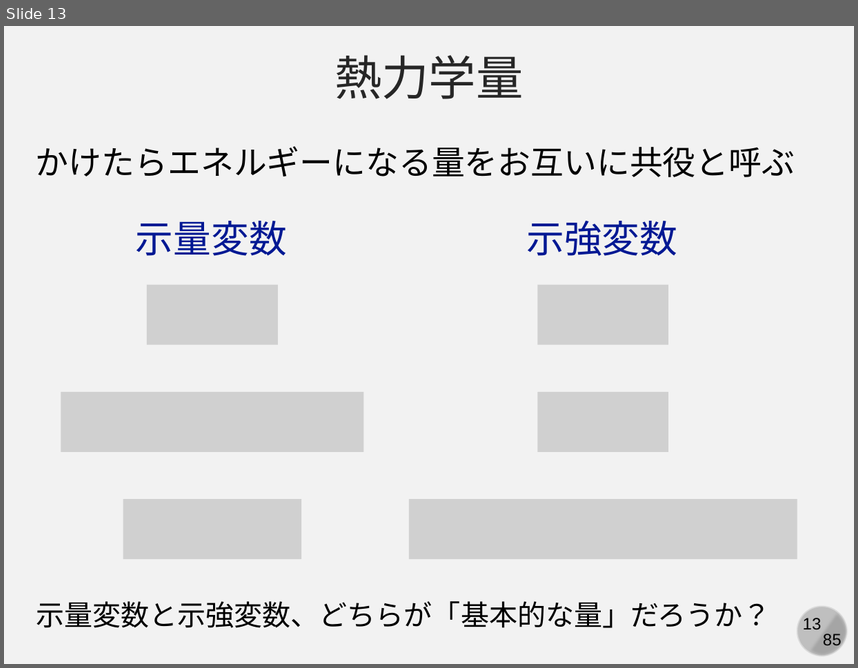
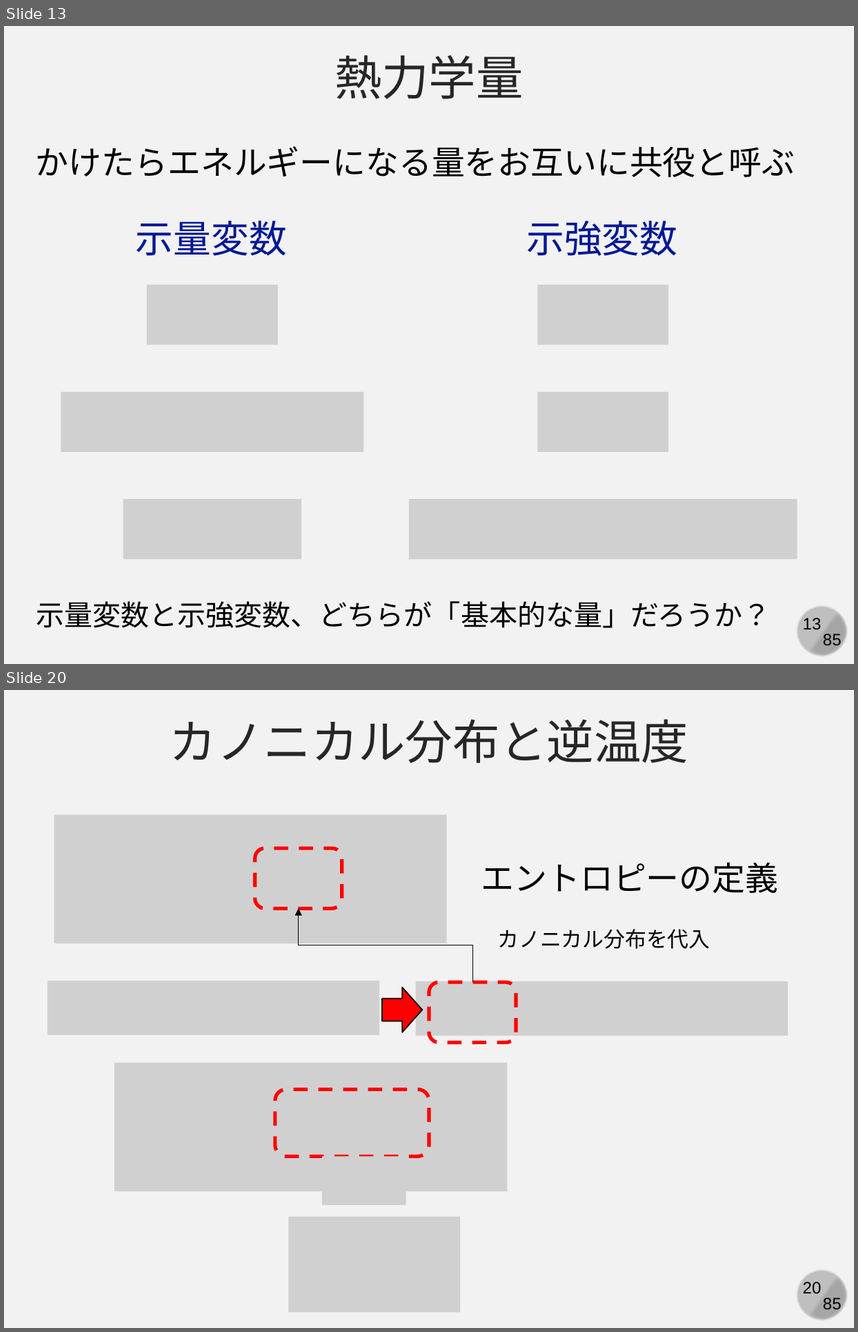
Before and after one commit to kaityo256/simulation_engineering, a slide deck: 06_md_observable/simulation06.pptx. Shown one above the other, each under a label of ours: slide 13 before the commit, slides 13 and 20 after it; the slides between them are not shown. The pictures are 858x668 and 858x1332 pixels, drawn with LibreOffice and Linux fonts; fonts in the diff are those of the drawing; grey boxes stand for pictures. Boxes give left, top, right and bottom in pixels: in the first picture for what was removed or moved away, otherwise in the second. Text is boxed around its words. In the diff, an @@ line names an element or a change of style, - is before the commit and + after.

```diff
--- a/06_md_observable/simulation06.pptx
+++ b/06_md_observable/simulation06.pptx
@@ slide 20 added at [4, 690, 854, 1328], background #F2F2F2; not listed: 4 template elements that a slide beside it also shows @@
@@ text added at [170, 719, 688, 763], 40 pt, text #262626 @@
+カノニカル分布と逆温度
@@ picture added at [54, 815, 447, 943] @@
@@ rounded rectangle added at [254, 848, 341, 909], outline #FF0000 3 pt dashed @@
@@ text added at [481, 862, 779, 893], 28 pt, text #000000 @@
+エントロピーの定義
@@ elbow arrow added from (473, 983) to (298, 909), #000000 0.5 pt @@
@@ text added at [497, 929, 710, 949], 18 pt, text #000000 @@
+カノニカル分布を代入
@@ picture added at [47, 980, 380, 1035] @@
@@ right arrow added at [382, 987, 422, 1032], fill #FF0000, outline #000000 1 pt @@
@@ picture added at [415, 982, 788, 1036] @@
@@ rounded rectangle added at [429, 983, 516, 1043], outline #FF0000 3 pt dashed @@
@@ picture added at [114, 1063, 507, 1191] @@
@@ rounded rectangle added at [275, 1089, 429, 1156], outline #FF0000 3 pt dashed @@
@@ picture added at [322, 1156, 406, 1204] @@
@@ picture added at [289, 1216, 461, 1312] @@
```
Also in this commit, not shown: 2 slides changed, 7 other slides added.
